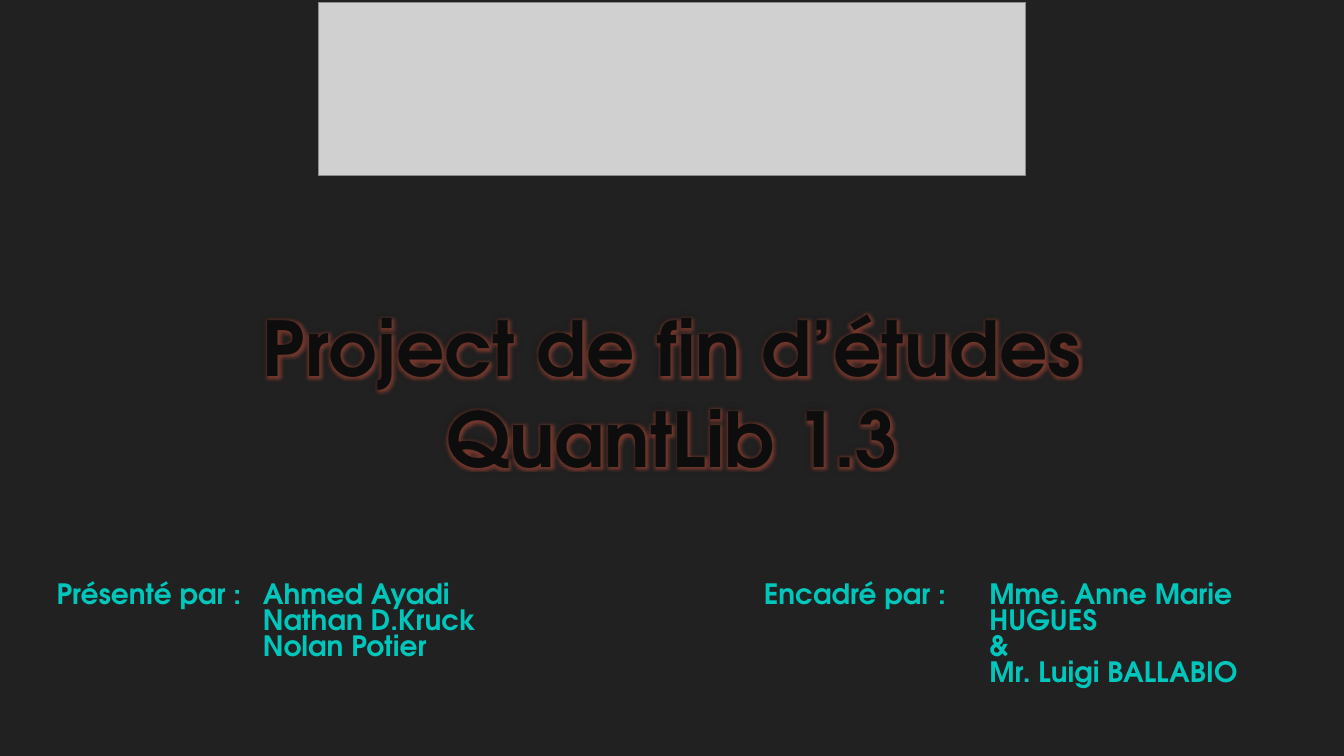
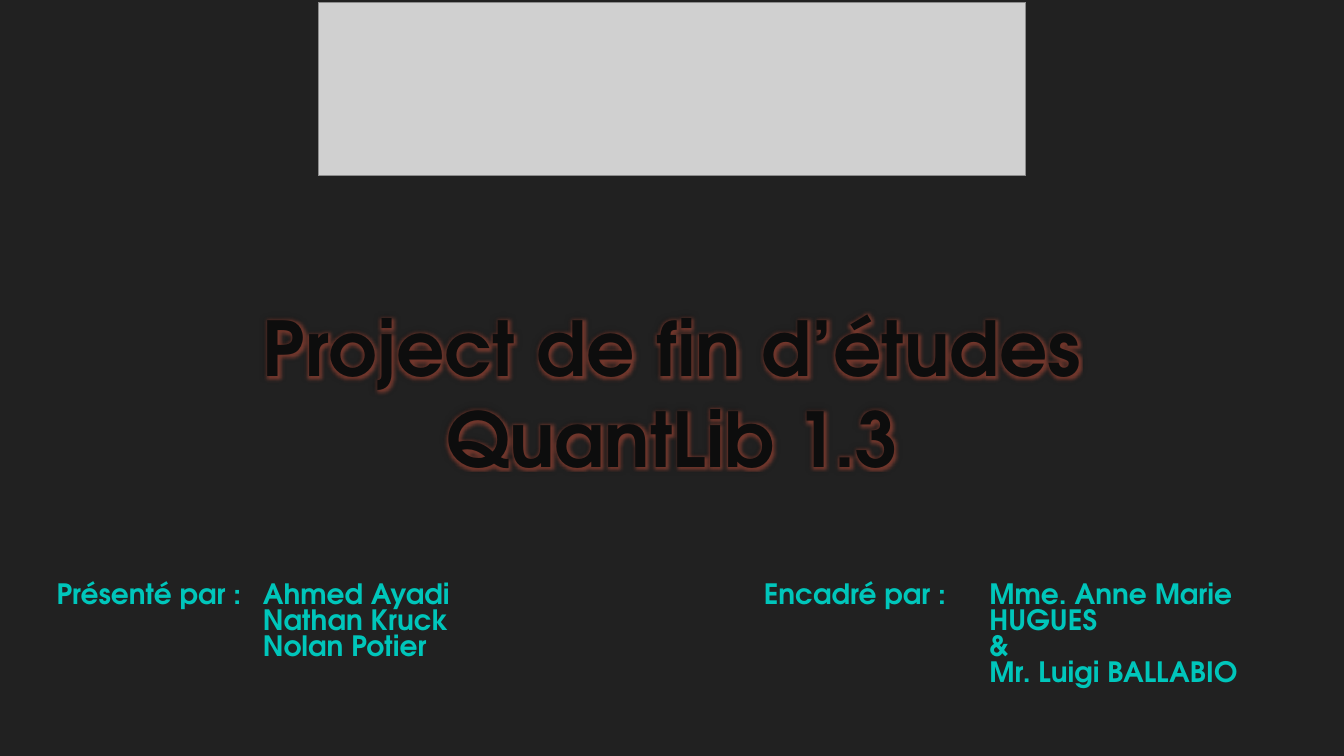
Before and after one commit to Ayadi07/Quantlib, a slide deck: slide 1 of report and presentation/QuantLib1.3 16-01-2014-modified version.pptx. Drawn at 1344x756 pixels with LibreOffice and Linux fonts; fonts in the diff are those of the drawing; grey boxes stand for pictures; background and template pictures are left out. Boxes give left, top, right and bottom in pixels: in the first picture for what was removed or moved away, otherwise in the second. Text is boxed around its words. In the diff, an @@ line names an element or a change of style, - is before the commit and + after.

Commit message:
Présentation

```diff
--- a/report and presentation/QuantLib1.3 16-01-2014-modified version.pptx
+++ b/report and presentation/QuantLib1.3 16-01-2014-modified version.pptx
@@ table at [46, 579, 1317, 723] @@
-row 1, column 2: Ahmed Ayadi / Nathan D.Kruck / Nolan Potier
+row 1, column 2: Ahmed Ayadi / Nathan Kruck / Nolan Potier
```
Also in this commit, not shown: 1 other slide changed.
